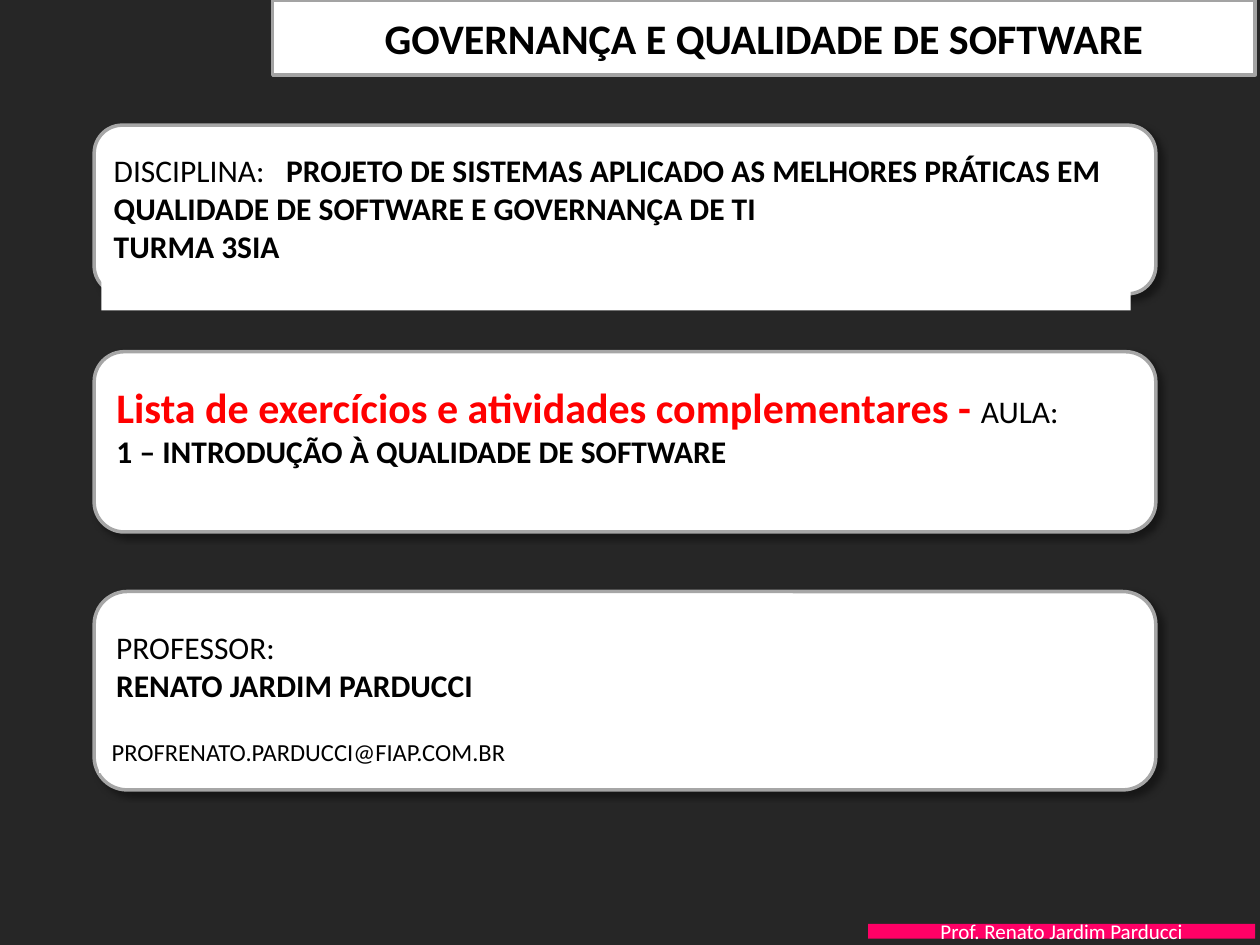
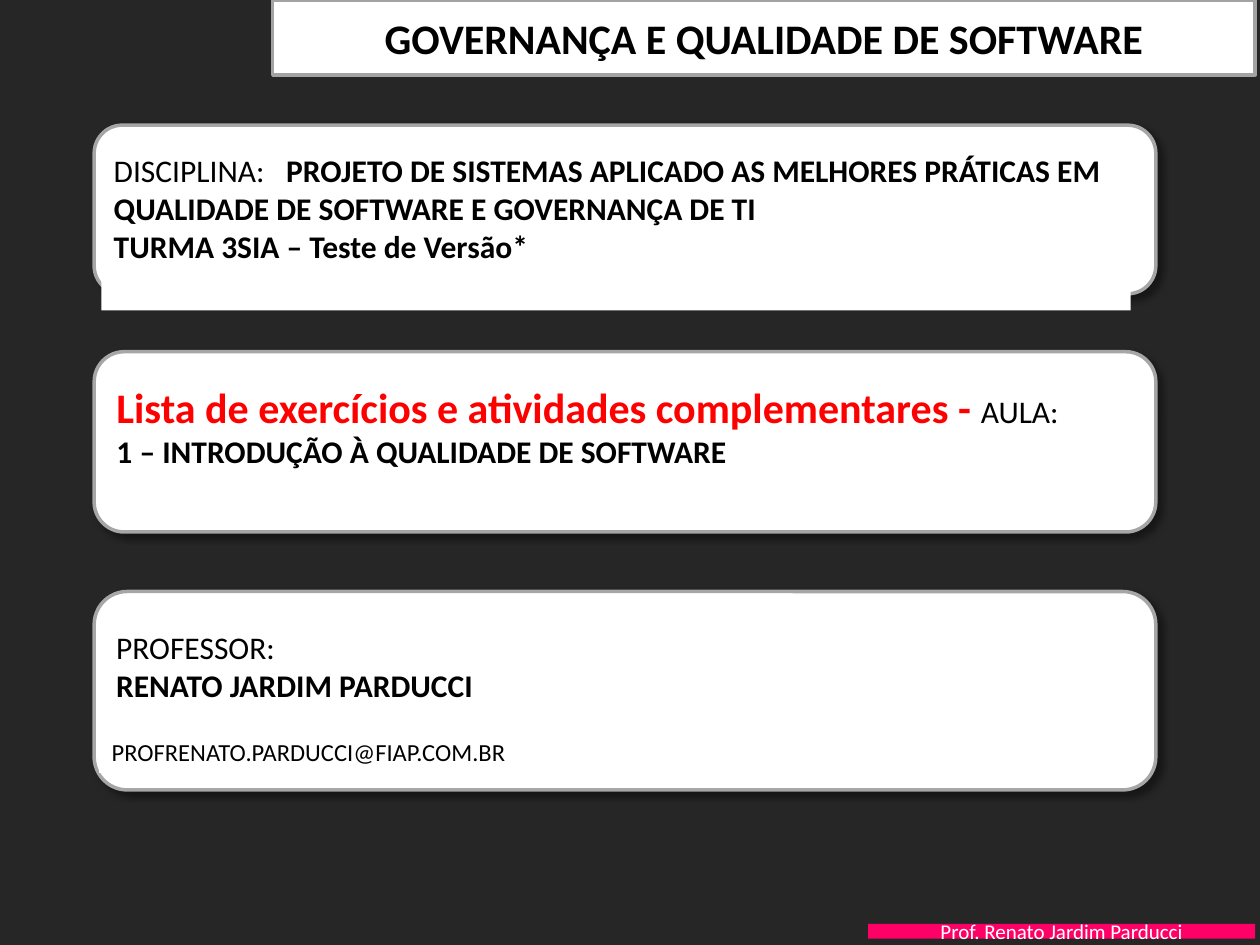
Before and after one commit to Yan-Alexandre-developer/SI-Estacionamento, a slide deck: slide 1 of Documentacao/FIAP-QualidProjSW-Aula-1-Introducao Qualidade - EXERCICIOS.pptx. Drawn at 1260x945 pixels with LibreOffice and Linux fonts; fonts in the diff are those of the drawing; background and template pictures are left out. Boxes give left, top, right and bottom in pixels: in the first picture for what was removed or moved away, otherwise in the second. Text is boxed around its words. In the diff, an @@ line names an element or a change of style, - is before the commit and + after.

Commit message:
Update FIAP-QualidProjSW-Aula-1-Introducao Qualidade - EXERCICIOS.pptx
Arquivo teste mudança de título

```diff
--- a/Documentacao/FIAP-QualidProjSW-Aula-1-Introducao Qualidade - EXERCICIOS.pptx
+++ b/Documentacao/FIAP-QualidProjSW-Aula-1-Introducao Qualidade - EXERCICIOS.pptx
@@ text in rectangle at [114,235,528,259]: text changed @@
-TURMA 3SIA
+TURMA 3SIA – Teste de Versão*
```
